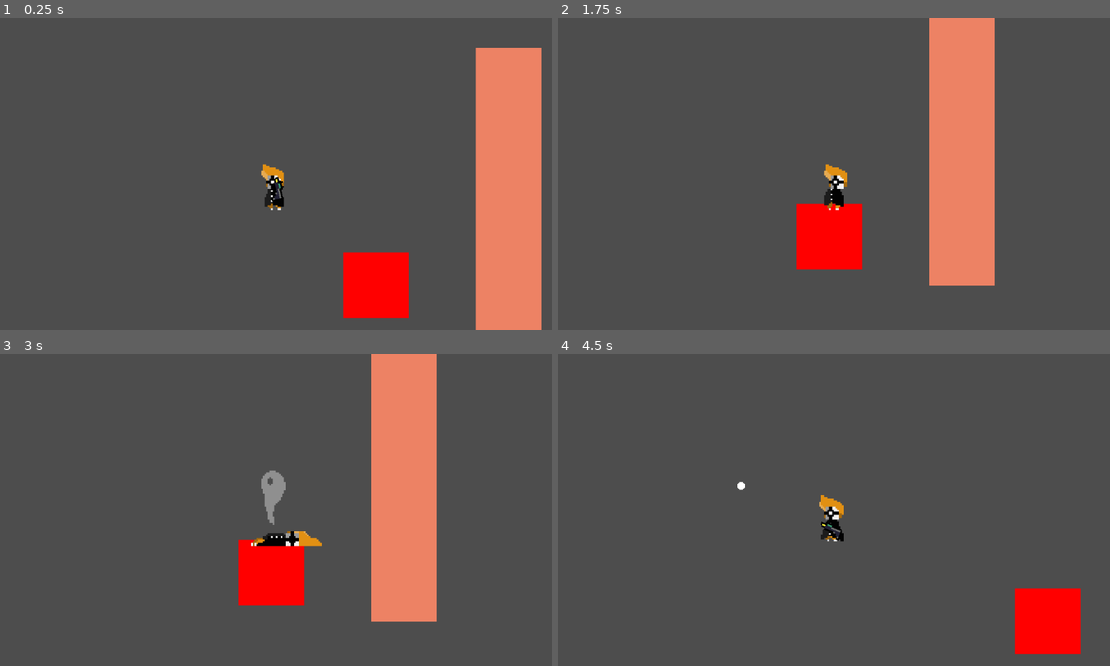
Above: before the commit, frames 1-4 (two rows, left to right).
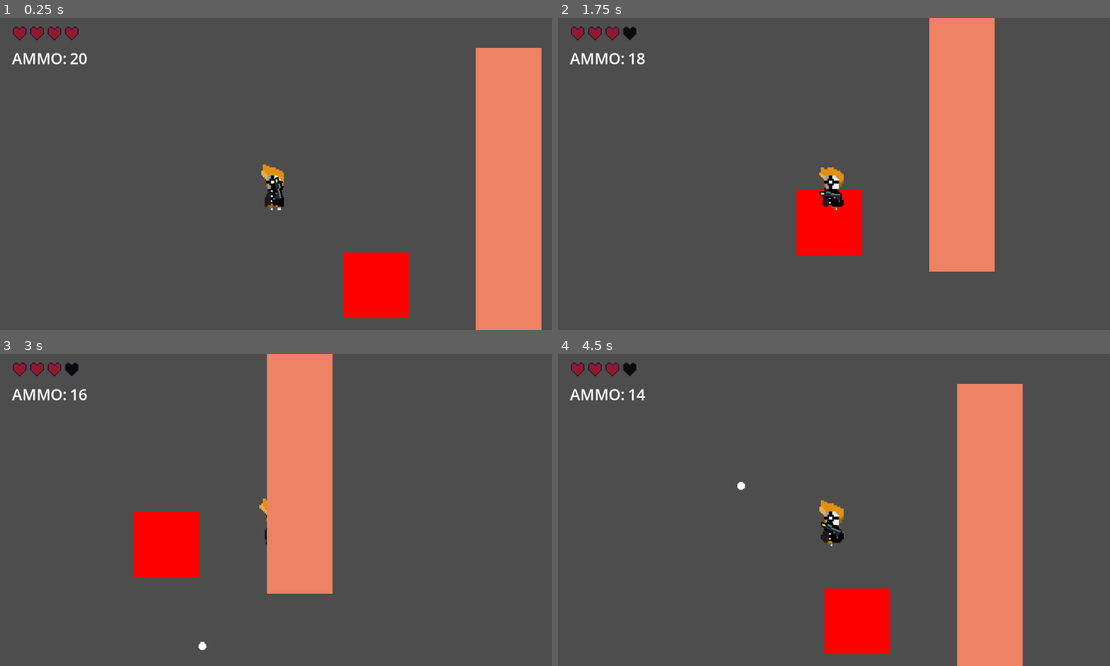
Above: after the commit, the same moments.

Repository: Vloodek/AutoShooter
Game: Godot game, scene res://main_level.tscn
Same seed, same stepped clock (60 frames per second), same inputs: the game is played once before the commit and once after it.
Inputs (mouse positions are in pixels of both pictures, inside the frame that each line leads up to):
- Up to frame 1 (0.25 s): no input
- Up to frame 2 (1.75 s): tap Enter at 0.5 s; move the mouse to (955, 158) at 0.52 s; hold Right (ui_right) 0.53-1.28 s; click (955, 158) at 0.6 s; move the mouse to (723, 189) at 1.27 s; hold Down (ui_down) from 1.28 s (still down); click (723, 189) at 1.35 s
- Up to frame 3 (3 s): move the mouse to (331, 441) at 2.02 s; release Down (ui_down) at 2.03 s; hold Right (ui_right) 2.03-2.78 s; click (331, 441) at 2.1 s; move the mouse to (248, 572) at 2.77 s; hold Up (ui_up) from 2.78 s (still down); click (248, 572) at 2.85 s
- Up to frame 4 (4.5 s): move the mouse to (999, 556) at 3.52 s; release Up (ui_up) at 3.53 s; hold Left (ui_left) from 3.53 s (still down); click (999, 556) at 3.6 s; move the mouse to (662, 463) at 4.27 s; click (662, 463) at 4.35 s

The runs differ from the first frame. In frame 1, 0.6% of the frame differs, in the area x 2-16%, y 2-15%; in frame 2, 2.4%; in frame 3, 24%, in the area x 2-80%, y 0-95%; in frame 4, 16%.

Commit message:
Стрельба, отображение патронов и хп. Патроны кончаются. Персонаж умирает, пули исчезают после выхода ЗА ЭКРАН)
Пули посмотреть чо можно сделать.
Оружие закреплено на позиции, сделать слоты для оружий

Diff:
--- a/Entities/Entities Scripts/player.gd
+++ b/Entities/Entities Scripts/player.gd
@@ -46,7 +46,8 @@
 	if input_movement == Vector2.ZERO:
 		velocity = Vector2.ZERO
 
-	if Input.is_action_just_pressed("ui_shoot"):
+	if Input.is_action_just_pressed("ui_shoot") && player_data.ammo > 0:
+		player_data.ammo -=1
 		instance_bullet()
 
 
--- a/Entities/Entities Scripts/player_data.gd
+++ b/Entities/Entities Scripts/player_data.gd
@@ -2,3 +2,4 @@
 class_name player_data
 
 static var health = 4
+static var ammo = 20
--- a/Interactables/interactables_scripts/dead_area.gd
+++ b/Interactables/interactables_scripts/dead_area.gd
@@ -13,4 +13,4 @@
 
 func _on_body_entered(body):
 	if body.name == "Player":
-		player_data.health -=4
+		player_data.health -=1
--- /dev/null
+++ b/UI/ui_scripts/GUI.gd
@@ -0,0 +1,34 @@
+extends CanvasLayer
+
+
+const HEART_ROW_SIZE = 8
+const HEART_OFFSET = 18
+
+# Called when the node enters the scene tree for the first time.
+func _ready():
+	for i in player_data.health:
+		var new_heart = Sprite2D.new()
+		new_heart.texture = $heart.texture
+		new_heart.hframes = $heart.hframes
+		$heart.add_child(new_heart)
+
+
+# Called every frame. 'delta' is the elapsed time since the previous frame.
+func _process(delta):
+	$ammo_amount.text = var_to_str(player_data.ammo)
+
+
+	for heart in $heart.get_children():
+		var index = heart.get_index()
+		var x = (index % HEART_ROW_SIZE) * HEART_OFFSET
+		var y = (index / HEART_ROW_SIZE) * HEART_OFFSET
+		heart.position = Vector2(x,y)
+		#Отображение сердечек в зависимости от кол-ва хп
+		var last_heart = floor(player_data.health)
+		if index > last_heart:
+			heart.frame = 0
+		if index == last_heart:
+			heart.frame = (player_data.health - last_heart) * 4
+			print(heart.frame)
+		if index < last_heart:
+			heart.frame = 4
--- a/main_level.tscn
+++ b/main_level.tscn
@@ -1,7 +1,9 @@
-[gd_scene load_steps=3 format=3 uid="uid://csj7vjqynno5n"]
+[gd_scene load_steps=5 format=3 uid="uid://csj7vjqynno5n"]
 
 [ext_resource type="PackedScene" uid="uid://bht2gbifhvqbk" path="res://Entities/Scenes/Player/player.tscn" id="1_uxlkw"]
 [ext_resource type="PackedScene" uid="uid://c4lgoj5et8aj1" path="res://Interactables/scenes/dead_area.tscn" id="2_7rjen"]
+[ext_resource type="Script" path="res://UI/ui_scripts/GUI.gd" id="3_idno8"]
+[ext_resource type="Texture2D" uid="uid://di30pfh8x3emn" path="res://Sprites/HeartSpriteSheet.png" id="3_kf2lp"]
 
 [node name="main_level" type="Node2D"]
 
@@ -17,3 +19,28 @@
 
 [node name="dead_area" parent="." instance=ExtResource("2_7rjen")]
 position = Vector2(62, 55)
+
+[node name="GUI" type="CanvasLayer" parent="."]
+script = ExtResource("3_idno8")
+
+[node name="heart" type="Sprite2D" parent="GUI"]
+position = Vector2(48, 32)
+scale = Vector2(2, 2)
+texture = ExtResource("3_kf2lp")
+hframes = 5
+
+[node name="ammo" type="Label" parent="GUI"]
+offset_left = 32.0
+offset_top = 61.0
+offset_right = 147.0
+offset_bottom = 106.0
+theme_override_font_sizes/font_size = 32
+text = "AMMO:"
+
+[node name="ammo_amount" type="Label" parent="GUI"]
+offset_left = 152.0
+offset_top = 61.0
+offset_right = 192.0
+offset_bottom = 106.0
+theme_override_font_sizes/font_size = 32
+text = "0"
